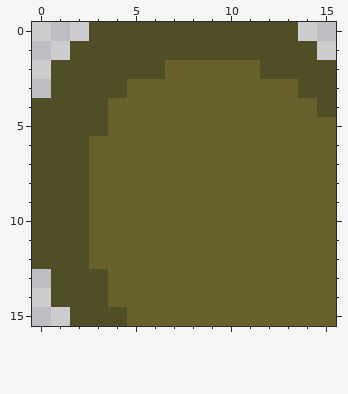
Pixel-art sprite: images/tiles/swamp/topleft.png. The picture above was drawn from the file before the commit.
The file is 16x16 pixels.
The result:
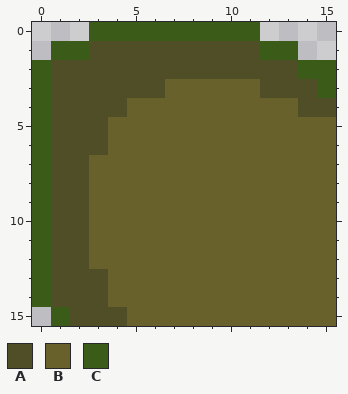
Palette (. is transparent): A #504e26  B #68612c  C #3b5c19
The edit:
y 0: x 3..13 AAAAAAAAAAA -> CCCCCCCCC..
y 1: x 1..2 .A -> CC; x 12..14 AAA -> CC.
y 2: x 0 . -> C; x 7..11 BBBBB -> AAAAA; x 14..15 AA -> CC
y 3: x 0 . -> C; x 5..6 BB -> AA; x 12..13 BB -> AA; x 15 A -> C
y 4: x 0 A -> C; x 4 B -> A; x 14 B -> A
y 5: x 0 A -> C
y 6: x 0 A -> C; x 3 B -> A
y 7..12: x 0 A -> C
y 13..14: x 0 . -> C
y 15: x 1 . -> C
